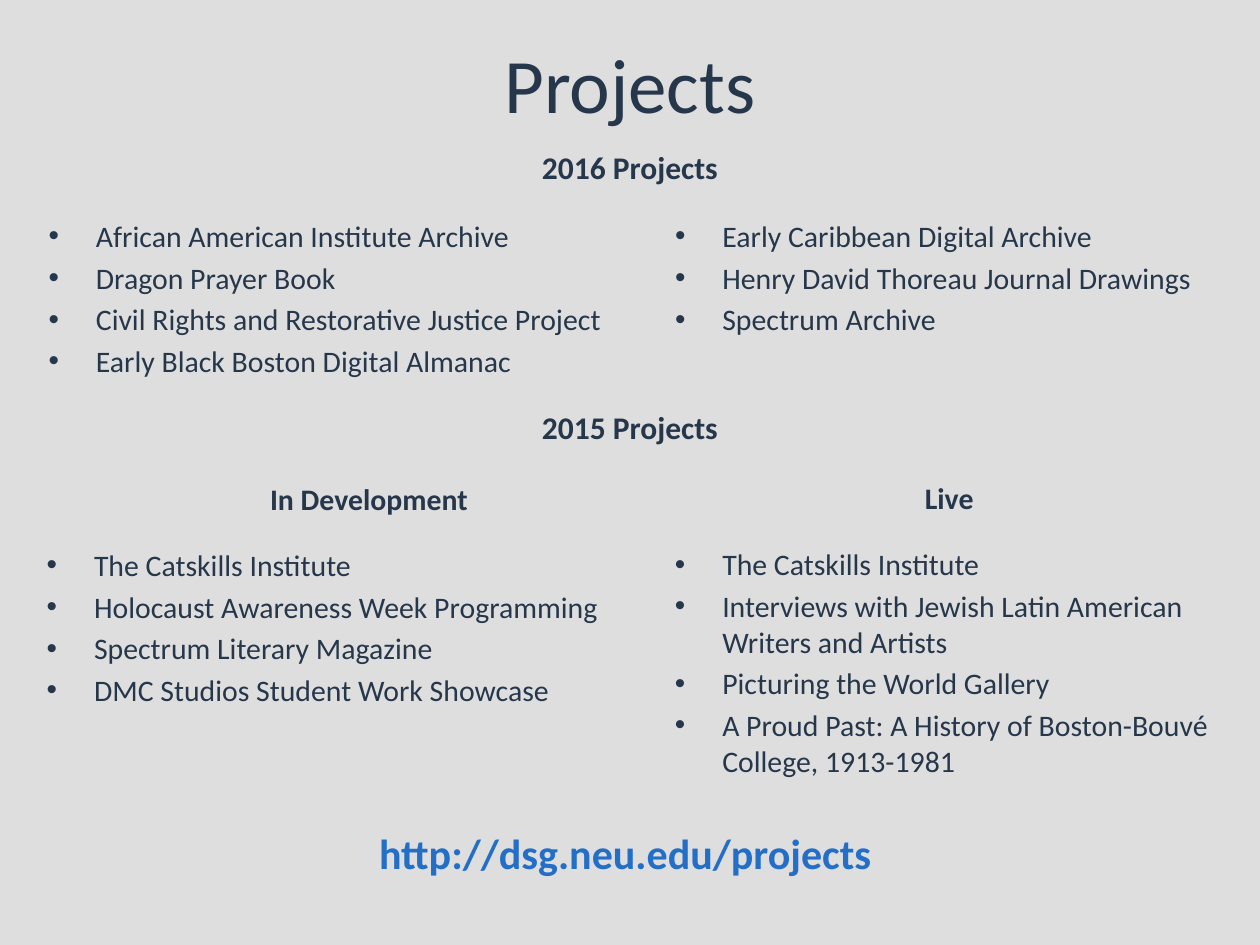
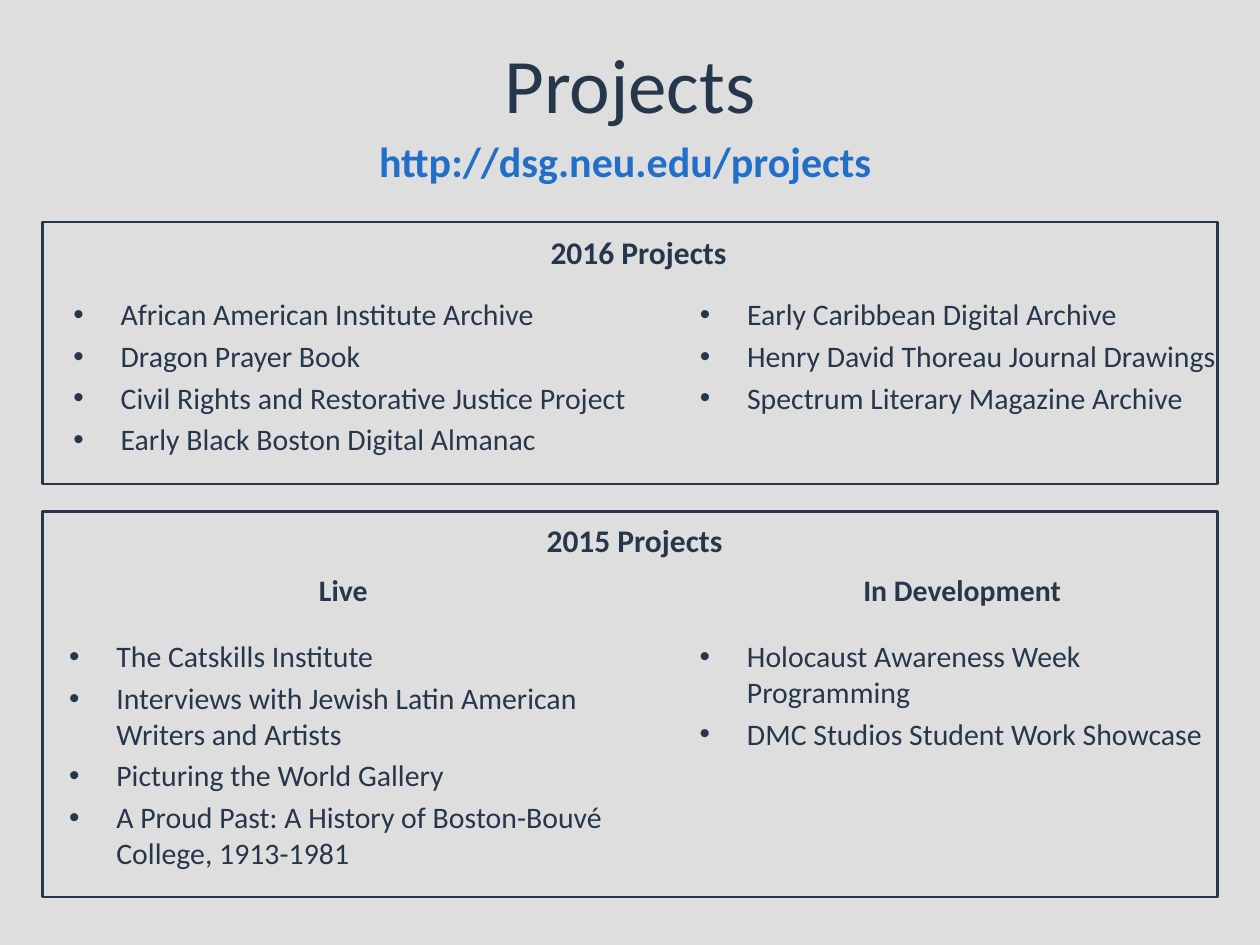
Before and after one commit to sarahjeansweeney/various_files, a slide deck: slide 4 of Presentations/Library All Staff 2016 09/allstaff201609.pptx. Drawn at 1260x945 pixels with LibreOffice and Linux fonts; fonts in the diff are those of the drawing. Boxes give left, top, right and bottom in pixels: in the first picture for what was removed or moved away, otherwise in the second. Text is boxed around its words. In the diff, an @@ line names an element or a change of style, - is before the commit and + after.

```diff
--- a/Presentations/Library All Staff 2016 09/allstaff201609.pptx
+++ b/Presentations/Library All Staff 2016 09/allstaff201609.pptx
@@ text "http://dsg.neu.edu/projects": place and size @@
-text "http://dsg.neu.edu/projects" at <box>379,839,871,876</box>
+text "http://dsg.neu.edu/projects" at <box>379,147,871,184</box>
@@ text "2016 Projects": place and size @@
-text "2016 Projects" at <box>542,157,718,185</box>
+text "2016 Projects" at <box>551,242,726,270</box>
@@ rectangle added at <box>43,222,1218,484</box>, outline #26374B 1.5 pt @@
@@ text "African American Institute Archive": place and size @@
-text "African American Institute Archive" at <box>96,226,1191,377</box>
+text "African American Institute Archive" at <box>121,304,1216,455</box>
@@ text at <box>747,388,1182,414</box>: text changed @@
-• Spectrum Archive
+• Spectrum Literary Magazine Archive
@@ text "2015 Projects": place and size @@
-text "2015 Projects" at <box>542,417,718,445</box>
+text "2015 Projects" at <box>547,530,722,558</box>
@@ rectangle added at <box>43,512,1218,897</box>, outline #26374B 1.5 pt @@
@@ text "Live": place and size @@
-text "Live" at <box>722,488,1208,777</box>
+text "Live" at <box>116,580,602,869</box>
@@ text at <box>94,555,351,576</box>: paragraph removed @@
-• The Catskills Institute
@@ text "In Development": place and size @@
-text "In Development" at <box>94,489,597,701</box>
+text "In Development" at <box>747,580,1202,745</box>
@@ text at <box>94,638,433,664</box>: paragraph removed @@
-• Spectrum Literary Magazine
```
Also in this commit, not shown: 2 other slides changed, 4 other files.
